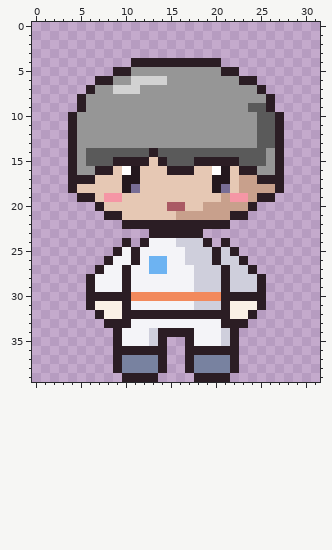
A pixel-art file gets an edit: art/character.aseprite. The picture above is the old version.
32x40 pixels, 1 frame.
And afterwards:
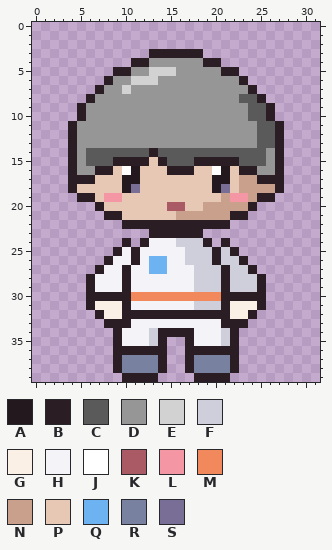
Palette (. is transparent): A #23181e  B #2b1d24  C #5a5a5a  D #969696  E #d2d2d2  F #cfcfdc  G #faf0e6  H #f4f4f8  J #ffffff  K #aa5a64  L #f596a5  M #f2895c  N #c8a08c  P #e6c8b4  Q #6db3f2  R #7882a0  S #786e96
Difference:
Layer "hair-front-1":
Colour B is added in row 3 at x 13 to 18.
Colour B replaces colour C in row 10 at x 26.
Colour B replaces colour D in row 7 at x 7 and 24; in row 8 at x 6 and 25; in row 10 at x 5.
Colour C replaces colour D in row 8 at x 23 to 24; in row 10 at x 24.
Colour D replaces colour B in row 4 at x 13 to 18.
Colour D replaces colour E in row 6 at x 14; in row 7 at x 9 and 11.
Colour E replaces colour D in row 5 at x 13 to 15.
Colour B is gone in row 6 at x 7 and 24; in row 7 at x 6 and 25; in row 8 at x 5 and 26; in row 10 at x 4 and 27.
Boxes around the changes in both pictures, in picture pixels (x1, y1, x2, y2):
changed: (68, 49, 284, 121)
